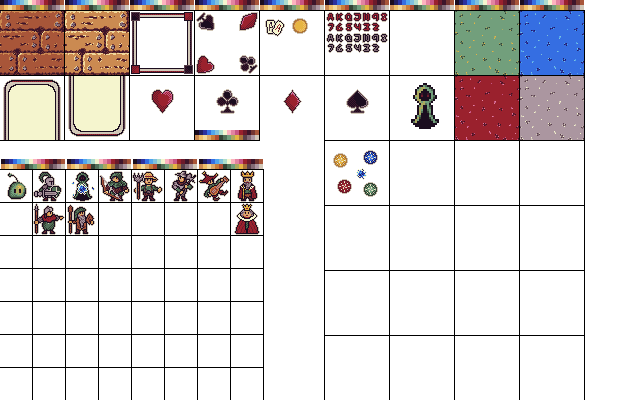
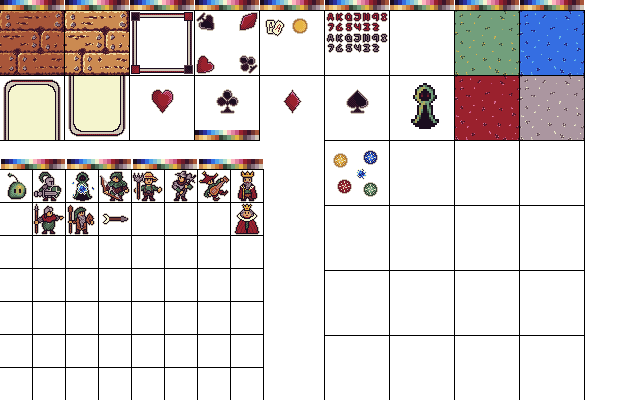
Layer changes from the first w=640, h=400 image to the second:
painted on "Layer #1" over <box>102,213,129,225</box>
